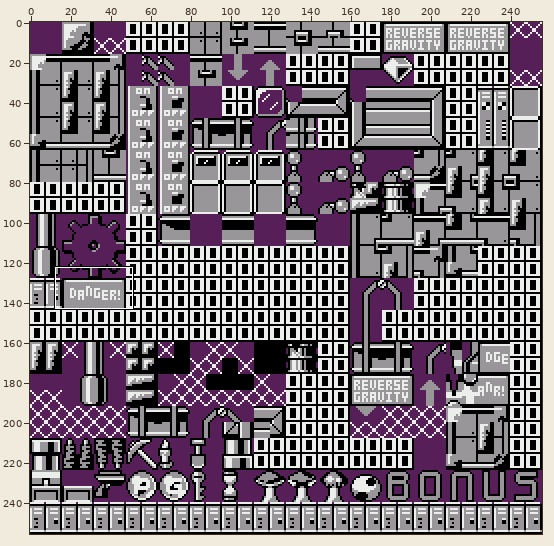
Sprite sheet, stored at gfx/metatiles.png. Above: a wide view before the commit, with the close-up outlined.
Close-up. As it was:
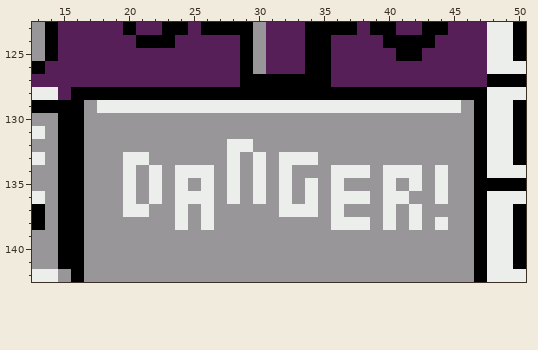
The file is 256x256 pixels. Shown: x 13..50, y 123..142. The commit also changed other parts of the picture, which this record leaves out.
The same view after the edit:
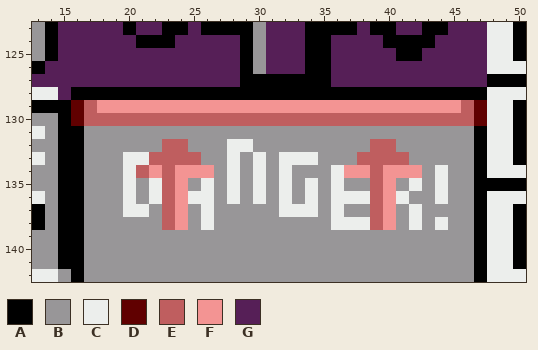
Palette (. is transparent): A #000000  B #989698  C #eceeec  D #600000  E #bf5e5f  F #f39493  G #561f57
Difference:
@@ x 13..50 @@
 128 CCGAAAAAAAAAAAAAAAAAAAAAAAAAAAAAAAACCC
-129 AAAABCCCCCCCCCCCCCCCCCCCCCCCCCCCCBACCA
-130 BBAABBBBBBBBBBBBBBBBBBBBBBBBBBBBBBACCA
+129 AAADEFFFFFFFFFFFFFFFFFFFFFFFFFFFFEDCCA
+130 BBADEEEEEEEEEEEEEEEEEEEEEEEEEEEEEEDCCA
 131 CBAABBBBBBBBBBBBBBBBBBBBBBBBBBBBBBACCA
-132 BBAABBBBBBBBBBBCCBBBBBBBBBBBBBBBBBACCA
-133 CBAABBBCCBBBBBBCBCBCCCBBBBBBBBBBBBACCA
-134 BBAABBBCBCBCCCBCBCBCBBBCCCBCCCBCBBACCC
-135 BBAABBBCBCBCBCBCBCBCBCBCBBBCBCBCBBAAAA
-136 CBAABBBCBCBCCCBCBCBCBCBCCCBCCBBCBBACCC
-137 ABAABBBCCBBCBCBBBBBCCCBCBBBCBCBBBBACCA
-138 ABAABBBBBBBCBCBBBBBBBBBCCCBCBCBCBBACCA
+132 BBAABBBBBBEEBBBCCBBBBBBBBBEEBBBBBBACCA
+133 CBAABBBCCEEEEBBCBCBCCCBBBEEEEBBBBBACCA
+134 BBAABBBCEFEFFFBCBCBCBBBCFFEFFFBCBBACCC
+135 BBAABBBCBCEFBCBCBCBCBCBCBBEFBCBCBBAAAA
+136 CBAABBBCBCEFCCBCBCBCBCBCCCEFCBBCBBACCC
+137 ABAABBBCCBEFBCBBBBBCCCBCBBEFBCBBBBACCA
+138 ABAABBBBBBEFBCBBBBBBBBBCCCEFBCBCBBACCA
 139 BBAABBBBBBBBBBBBBBBBBBBBBBBBBBBBBBACCA
Where, in picture pixels (left, top, right, bottom), the same in both close-ups:
changed: (71, 100, 487, 230)
